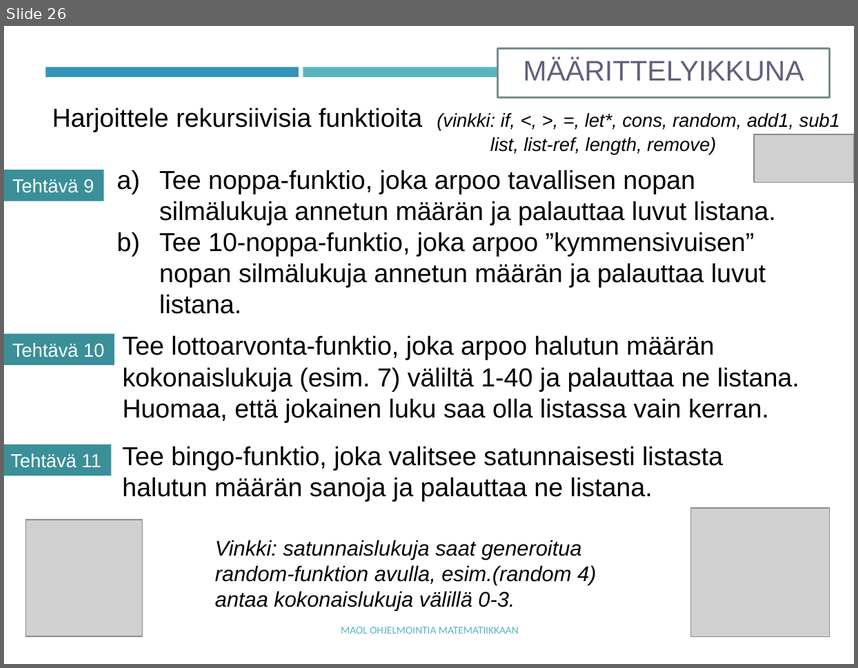
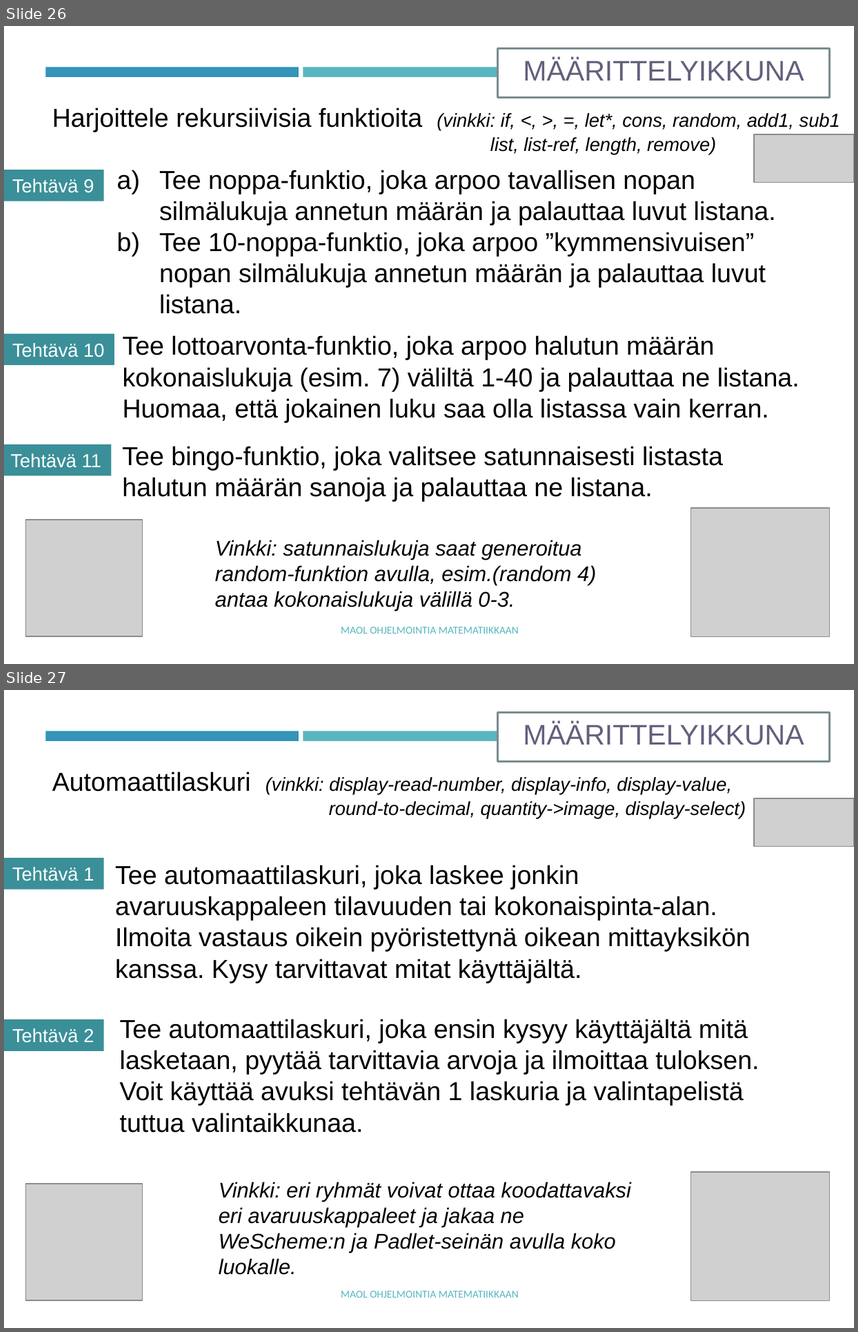
Before and after one commit to tyynetyyne/tyynetyyne.github.io, a slide deck: tehtavat/tiedostot/maol/power_point/Racket-MAOL-9-funktiot.pptx. Shown one above the other, each under a label of ours: slide 26 before the commit, slides 26 and 27 after it. The pictures are 858x668 and 858x1332 pixels, drawn with LibreOffice and Linux fonts; fonts in the diff are those of the drawing; grey boxes stand for pictures. Boxes give left, top, right and bottom in pixels: in the first picture for what was removed or moved away, otherwise in the second. Text is boxed around its words. In the diff, an @@ line names an element or a change of style, - is before the commit and + after.

Commit message:
Added files for Maol

```diff
--- a/tehtavat/tiedostot/maol/power_point/Racket-MAOL-9-funktiot.pptx
+++ b/tehtavat/tiedostot/maol/power_point/Racket-MAOL-9-funktiot.pptx
@@ slide 27 added at [4, 690, 854, 1328], background #FFFFFF; not listed: 2 template elements that a slide beside it also shows @@
@@ rectangle added at [498, 712, 829, 761], fill #FFFFFF, outline #7A8C8E 1.75 pt, 24 pt, text #635F7C @@
+MÄÄRITTELYIKKUNA
@@ text added at [52, 771, 746, 819], 16 pt, text #000000, italic @@
+Automaattilaskuri (vinkki: display-read-number, display-info, display-value,
+round-to-decimal, quantity->image, display-select)
@@ picture added at [754, 798, 854, 845] @@
@@ rectangle added at [4, 858, 103, 889], fill #3A8F98, 16 pt, text #FFFFFF @@
+Tehtävä 1
@@ text added at [115, 865, 751, 983], 22 pt, text #000000 @@
+Tee automaattilaskuri, joka laskee jonkin avaruuskappaleen tilavuuden tai kokonaispinta-alan. Ilmoita vastaus oikein pyöristettynä oikean mittayksikön kanssa. Kysy tarvittavat mitat käyttäjältä.
@@ rectangle added at [4, 1019, 103, 1050], fill #3A8F98, 16 pt, text #FFFFFF @@
+Tehtävä 2
@@ text added at [120, 1018, 759, 1132], 22 pt, text #000000 @@
+Tee automaattilaskuri, joka ensin kysyy käyttäjältä mitä lasketaan, pyytää tarvittavia arvoja ja ilmoittaa tuloksen. Voit käyttää avuksi tehtävän 1 laskuria ja valintapelistä tuttua valintaikkunaa.
@@ picture added at [26, 1183, 143, 1299] @@
@@ text added at [219, 1181, 631, 1274], 18 pt, text #000000, italic @@
+Vinkki: eri ryhmät voivat ottaa koodattavaksi eri avaruuskappaleet ja jakaa ne WeScheme:n ja Padlet-seinän avulla koko luokalle.
@@ picture added at [691, 1172, 831, 1301] @@
@@ text added at [341, 1290, 519, 1297], 9 pt, text #58B6C0 @@
+MAOL OHJELMOINTIA MATEMATIIKKAAN
```
Also in this commit, not shown: 2 other files.
